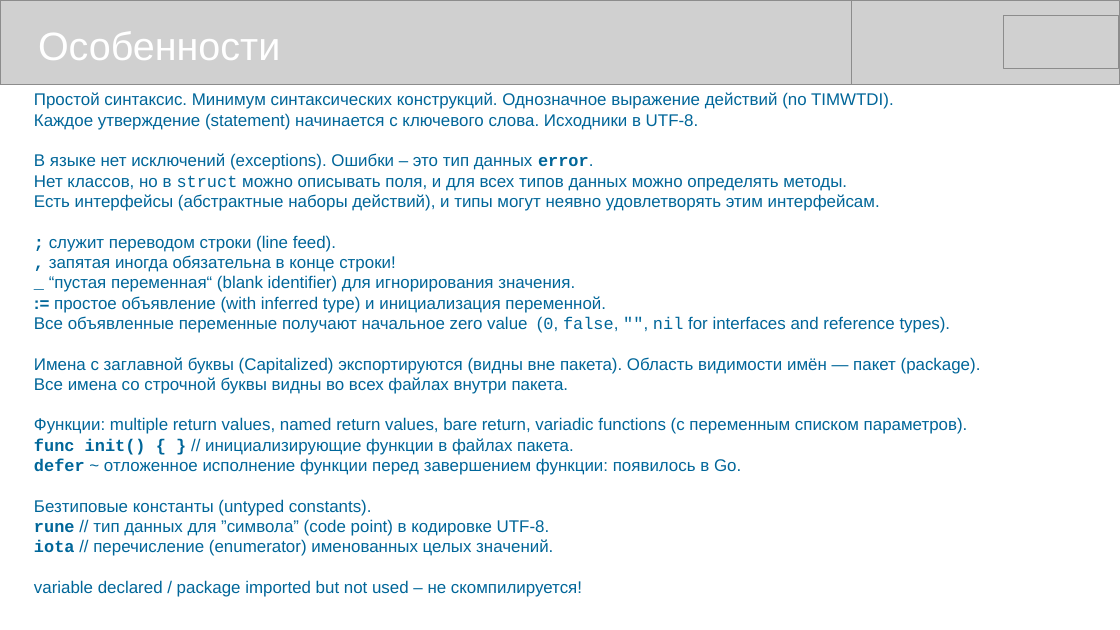
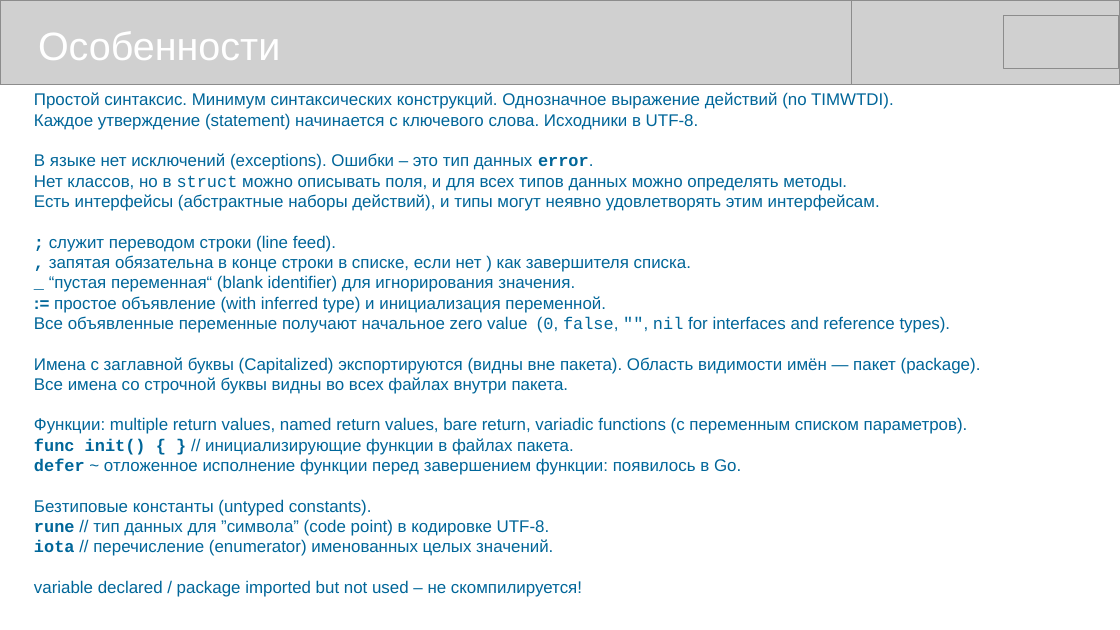
Before and after one commit to mike-shock/Go_language, a slide deck: slide 15 of Go_Review.odp. Drawn at 1120x630 pixels with LibreOffice and Linux fonts; fonts in the diff are those of the drawing; grey boxes stand for pictures. Boxes give left, top, right and bottom in pixels: in the first picture for what was removed or moved away, otherwise in the second. Text is boxed around its words. In the diff, an @@ line names an element or a change of style, - is before the commit and + after.

```diff
--- a/Go_Review.odp
+++ b/Go_Review.odp
@@ text at bbox=[49, 255, 691, 272]: text changed @@
-, запятая иногда обязательна в конце строки!
+, запятая обязательна в конце строки в списке, если нет ) как завершителя списка.
```
Also in this commit, not shown: 5 other slides changed, 1 other file.
